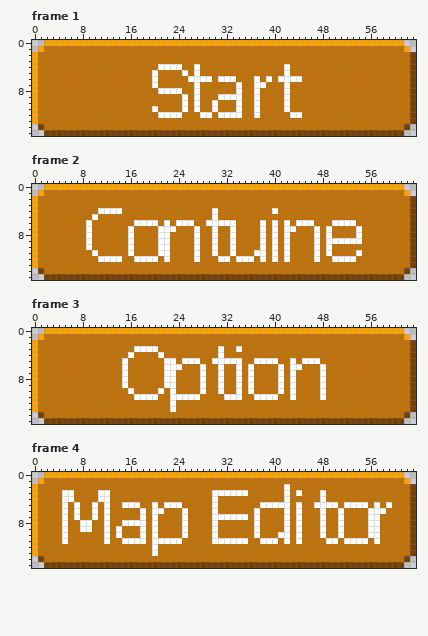
Pixel-art file, stored at MiniShipDelivery/Content/Interface/MainMenuButtons.aseprite. The first picture shows the starting point.
64x16 pixels, 6 frames. Shown: frame 1, frame 2, frame 3, frame 4. The commit also changed other frames, which this record leaves out.
The result:
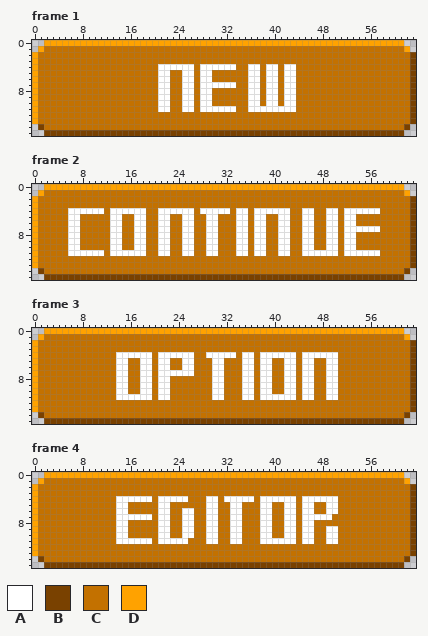
Palette (. is transparent): A #ffffff  B #794100  C #c37100  D #ffa200
Diff:
layer "Text" now hidden
layer "Text 2" added
Changed rows in their new state; - is an unchanged pixel.
Frame 1:
first column x 20:
 4 -----AACAAAAAA--AA-AA--A-
 5 CAA---ACAA------AA-AA--A-
 6 CAA--A-C---CCC--A---AC--C
 7 CAA--AACAAAAAAC-A-CAA--A-
 8 ---CCAACAA----C-A--AA--A-
 9 -AA---ACAA-CCCC-A--AA--A-
10 -AA---ACAAC---C-A--AA--A-
11 CAA---ACAA-AAAC-A-AAAA-A-
12 -CCCC---CC-CCCC--C-----CC
Frame 2:
first column x 6:
 4 AAAAA-C--AAAA--AAAAAA-AA-AA-AA-AAA-AA--AA--AA-AAAAAA
 5 AA--C--AA--AA--AA--AA--A----AA-AA--AA--AA--AA-AA----
 6 AA-C---AA----CCA--C------CCCAA-A--CA--C----A-C------
 7 AA-C---AA-CAA----C-AAC-A---CAA-A--CA-C-AAC--A-AA-AAA
 8 AA-C---AA-CAA------AAC-A---CAA-A--CA---AAC--A-AAC---
 9 AA-C---AA-CAA------AAC-A---CAA-A--CA---AAC---C--C---
10 AA-C---AA-CAA------AAC-A---CAA-A--CA---AAC--A-AA----
11 AAAA-A-AAA-AA------AAC-A---CAA----CA---AA-A-A-AA-AAA
12 -----CCCC--CCCC-C----C---CC-CCC-C-C-C----C--CCCC----
Frame 3:
first column x 14:
 3 ---CCCC----------C--C----------------
 4 AA-AAA--AAAAA--AA-AA-AA-AAAAAA-AAAAAA
 5 A---AA-A-C---C----CCCAAC--C-A----C-AA
 6 A---AA-A-CCAA-C-A---CA--AA-CA-CAA-CAA
 7 A---AA-A--AAA-C-A---CA--AA-CA--AA-CAA
 8 A---AA-A-C----C-A---CA--AA-CA--AA-CAA
 9 A---AA-A-C----C-A---CA--AA-CA--AA-CAA
10 AAC-AA--AC----C-A---CA--AA-CA--AA-CAA
11 AAA---CAACCCCC--AACCCAAC---AA--AA-CAA
12 ---------C---------------------------
13 ---------C---------------------------
Frame 4:
first column x 5:
 2 -------------------------------------C-----------------
 3 CC----CC-----------------CCCCCC------C-C---C-----------
 4 CC----CC-AAAAAA-AAAAA---A--AAAAA-AAAA-A-AAA-AA---------
 5 C-C--C-C-A-CC--CA-CC----A---AA-----CC-ACAACC---CCCC-C-C
 6 C-C--C-C-AA--C-C-A---A--A---AA--CAA---ACAA-CAAC----CCC-
 7 C-C--C-C-AAAA-ACAA---A--A-CC--C-CAA---ACAAA-A-C----CC--
 8 C--CC--C-A-CCC-CAA---A--A---AA--CAA---ACAA-C--C----CC--
 9 C--CC--C--A--C-CAA---A--A---AA--CAA---ACAA-CAAC----CC--
10 C------C--A--C-CAA---A--A---AA--CAA-C-ACAA-CAAC----CC--
11 C------C-A----AC----A---A-CC--C-----A-ACAA-----CCCC-C--
12 ---------------C---------------------------------------
13 ---------------C---------------------------------------
